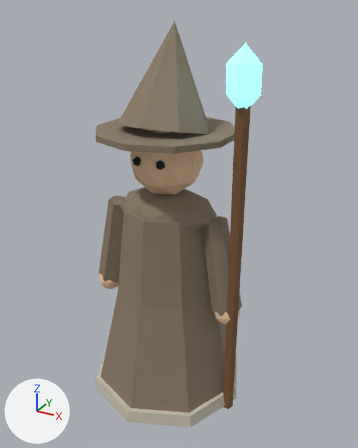
One commit to the glTF model SkartCF/src/ui/stage/models/caster.glb: the scene before it, then after it.
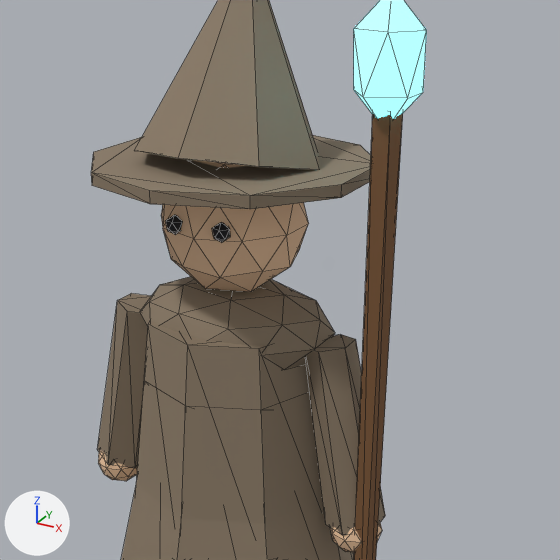
Old and new are each drawn whole from a camera (50 mm lens) standing at (1.231, -2.107, 2.087) and looking at (0.057, 0.027, 1.02) and again close up on the part from 14% to 92% of the width and 11% to 73% of the height. The lights are fixed; the arrows at lower left show +X, +Y and +Z. The older version's two pictures come first. The close-ups show mesh edges as thin lines. Where no turn or scale is listed for an object, it has been applied to the vertices. Vertices at exactly the same position are counted once.

Objects in the first close-up: 'caster_arm.L', 'caster_arm.R', 'caster_body', 'caster_head'.
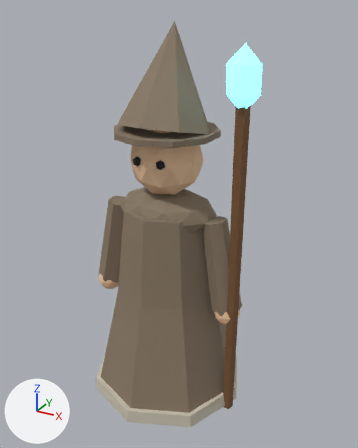
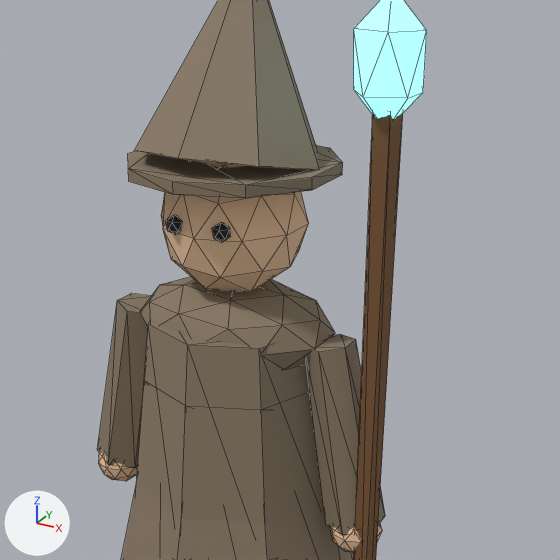
What differs and where, as boxes (x1, y1, x2, y2) in the close-ups (560 x 560 px; the box of a moved part takes in the faces that stretch with it):
'caster_head', reshaped: before (91, 0, 371, 292); after (128, 0, 343, 292)
part 1 of me_caster_head, moved or reshaped: before (91, 135, 371, 209); after (128, 145, 343, 198)

Diff of the bpy script that builds the scene:
```diff
--- a/SkartCF/src/ui/stage/models/caster.glb.py
+++ b/SkartCF/src/ui/stage/models/caster.glb.py
@@ me_caster_head @@
 # used by ob_caster_head; location = (0.0, 0.0, 0.0)
-me_caster_head.from_pydata(...)  # 95 vertices, 170 faces; spans x -0.342..0.342, y -0.36..0.36, z 1.19..2.025
+me_caster_head.from_pydata(...)  # 95 vertices, 170 faces; spans x -0.257..0.257, y -0.27..0.27, z 1.19..2.025
+# me_caster_head part 1: the loose piece of 20 vertices spanning x -0.342..0.342, y -0.36..0.36, z 1.505..1.535 is scaled about its middle by (0.75, 0.75, 1)
 me_caster_head.materials.append(mat_dark)
```
